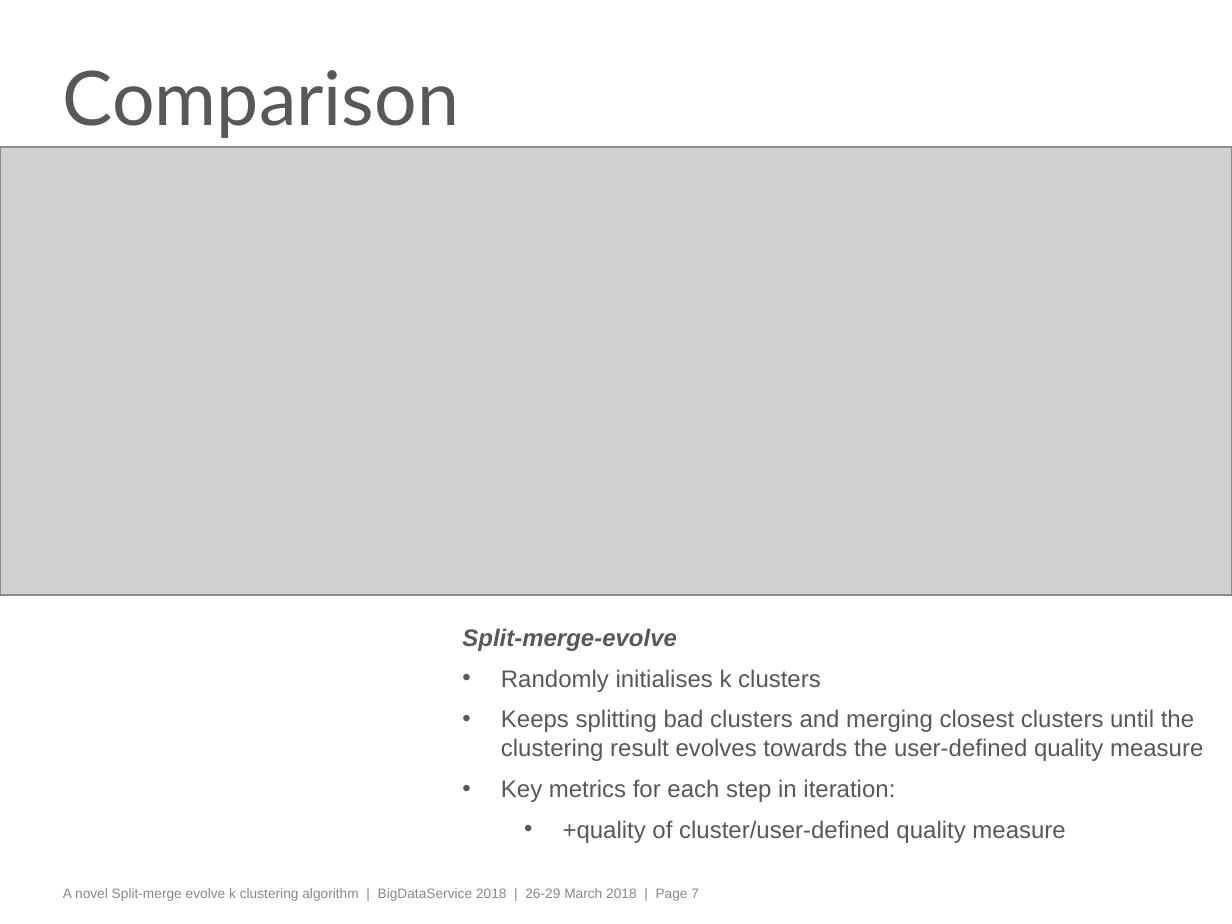
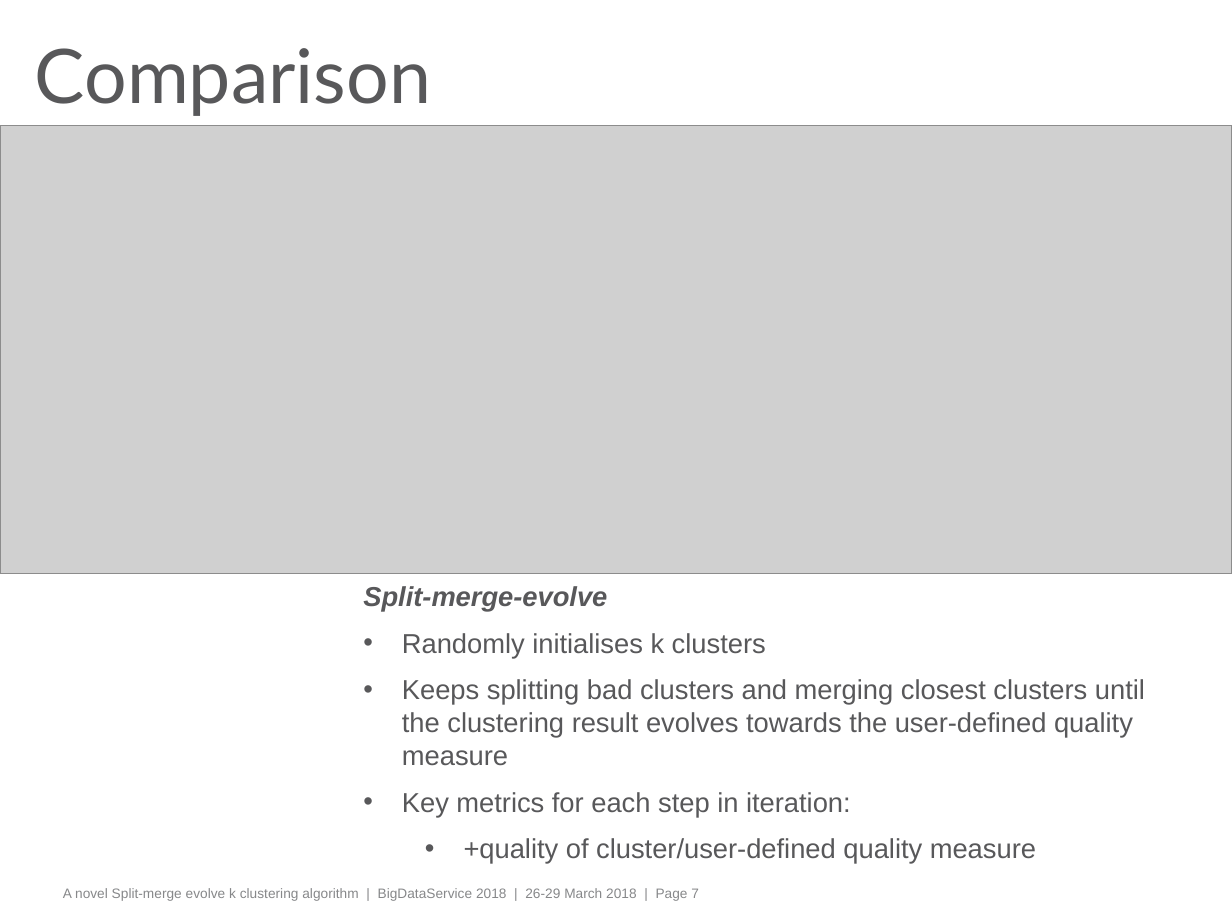
Before and after one commit to manmustbecool/Split-merge-evolve-k-clustering, a slide deck: slide 7 of SplitMergeEvolveClustering.pptx. Drawn at 1232x924 pixels with LibreOffice and Linux fonts; fonts in the diff are those of the drawing; grey boxes stand for pictures; background and template pictures are left out. Boxes give left, top, right and bottom in pixels: in the first picture for what was removed or moved away, otherwise in the second. Text is boxed around its words. In the diff, an @@ line names an element or a change of style, - is before the commit and + after.

```diff
--- a/SplitMergeEvolveClustering.pptx
+++ b/SplitMergeEvolveClustering.pptx
@@ title "Comparison": place and size @@
-title "Comparison" at <box>63,70,459,138</box>
+title "Comparison" at <box>35,48,431,116</box>
@@ picture: place and size @@
-picture at <box>0,147,1232,595</box>
+picture at <box>0,126,1232,574</box>
@@ text "Split-merge-evolve": place and size @@
-text "Split-merge-evolve" at <box>462,628,1203,843</box>
+text "Split-merge-evolve" at <box>363,586,1145,864</box>
@@ text "Split-merge-evolve" at <box>363,586,1145,864</box>: size 14 to 16 pt; more space between paragraphs @@
```
Also in this commit, not shown: 4 other slides changed, 2 other files.
